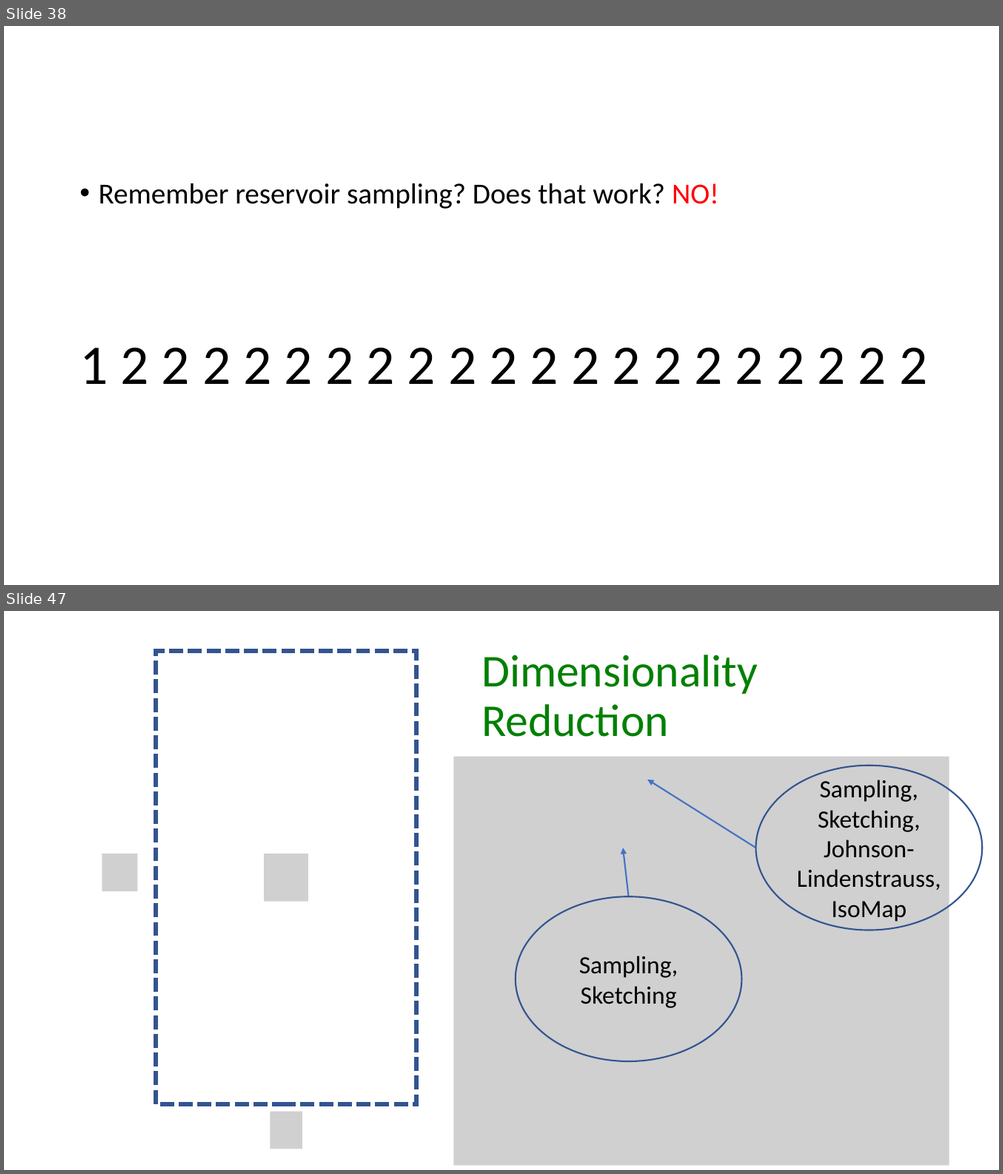
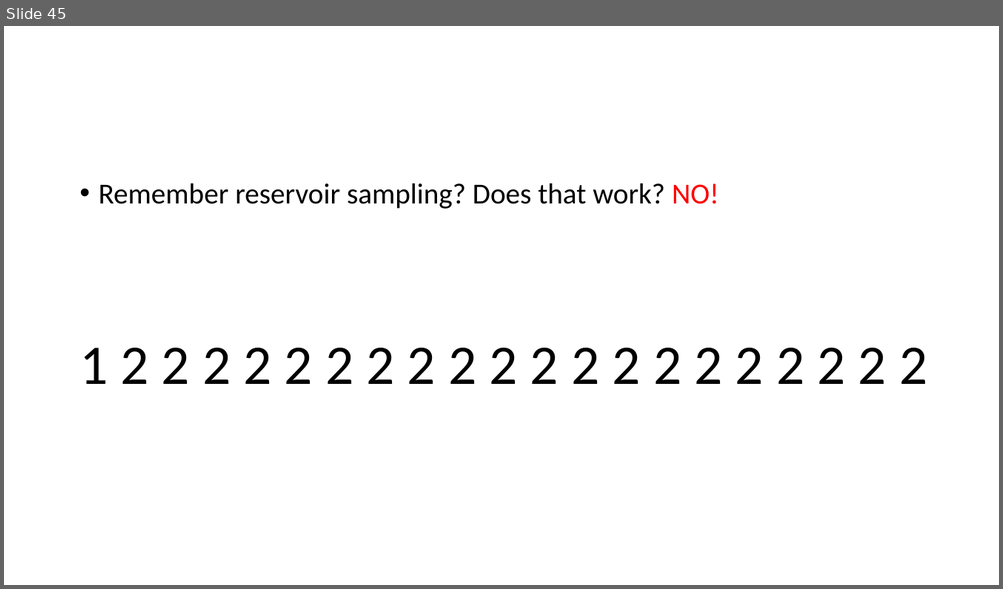
Before and after one commit to samsonzhou/samsonzhou.github.io, a slide deck: CSCE689-23/L17.pptx. Shown one above the other, each under a label of ours: slides 38 and 47 before the commit, slide 45 after it; the slides between them are not shown. The pictures are 1003x1174 and 1003x589 pixels, drawn with LibreOffice and Linux fonts; fonts in the diff are those of the drawing; grey boxes stand for pictures. Boxes give left, top, right and bottom in pixels: in the first picture for what was removed or moved away, otherwise in the second. Text is boxed around its words. In the diff, an @@ line names an element or a change of style, - is before the commit and + after.

```diff
--- a/CSCE689-23/L17.pptx
+++ b/CSCE689-23/L17.pptx
@@ slide 47 removed at <box>4,611,999,1170</box>, background #FFFFFF @@
@@ rectangle removed at <box>156,650,417,1104</box> @@
@@ title removed at <box>481,655,757,737</box> @@
-Dimensionality Reduction
@@ picture removed at <box>454,757,949,1166</box> @@
@@ ellipse removed at <box>756,766,982,931</box> @@
-Sampling, Sketching, Johnson-Lindenstrauss, IsoMap
@@ arrow removed from (756, 849) to (647, 780) @@
@@ picture removed at <box>102,854,137,891</box> @@
@@ picture removed at <box>264,854,307,902</box> @@
@@ arrow removed from (629, 897) to (623, 849) @@
@@ ellipse removed at <box>515,897,741,1062</box> @@
-Sampling, Sketching
@@ picture removed at <box>270,1112,302,1149</box> @@
@@ what was slide 38 is now slide 45 @@
```
Also in this commit, not shown: 7 slides added, 36 other slides removed, 2 other files.
